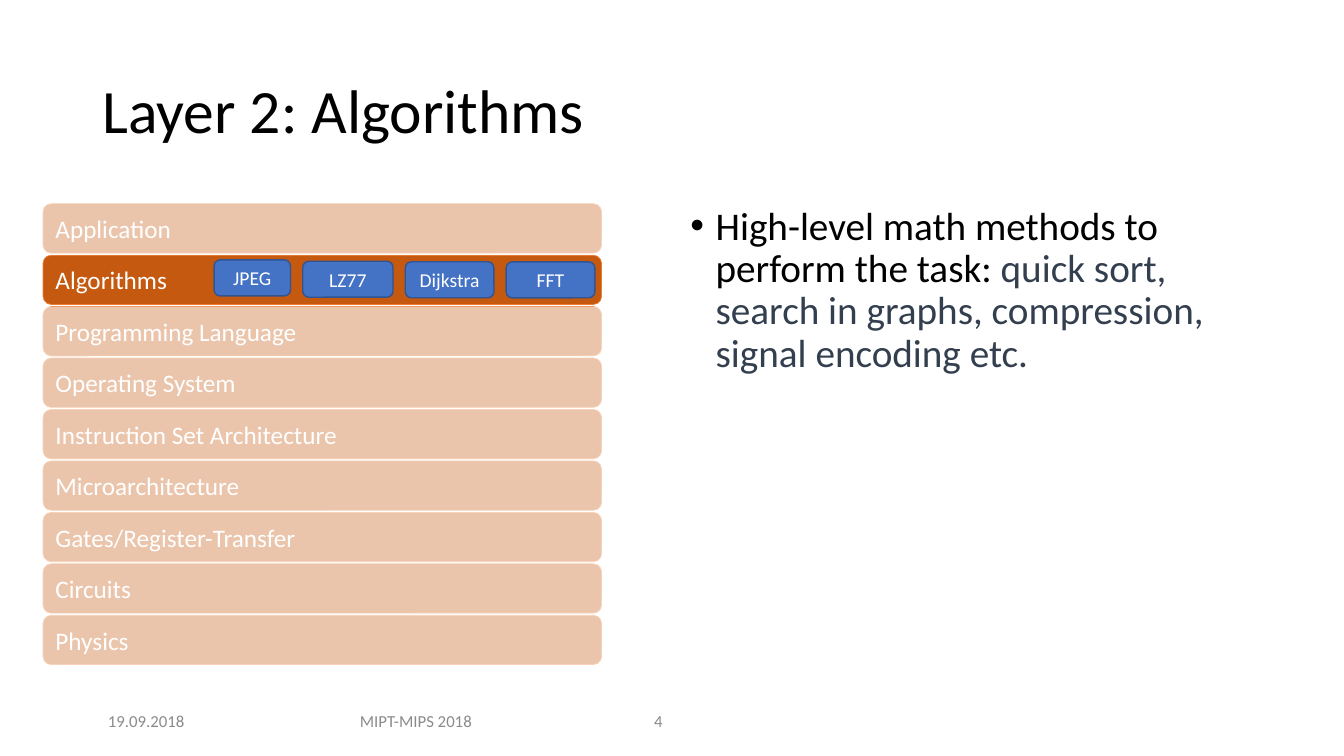
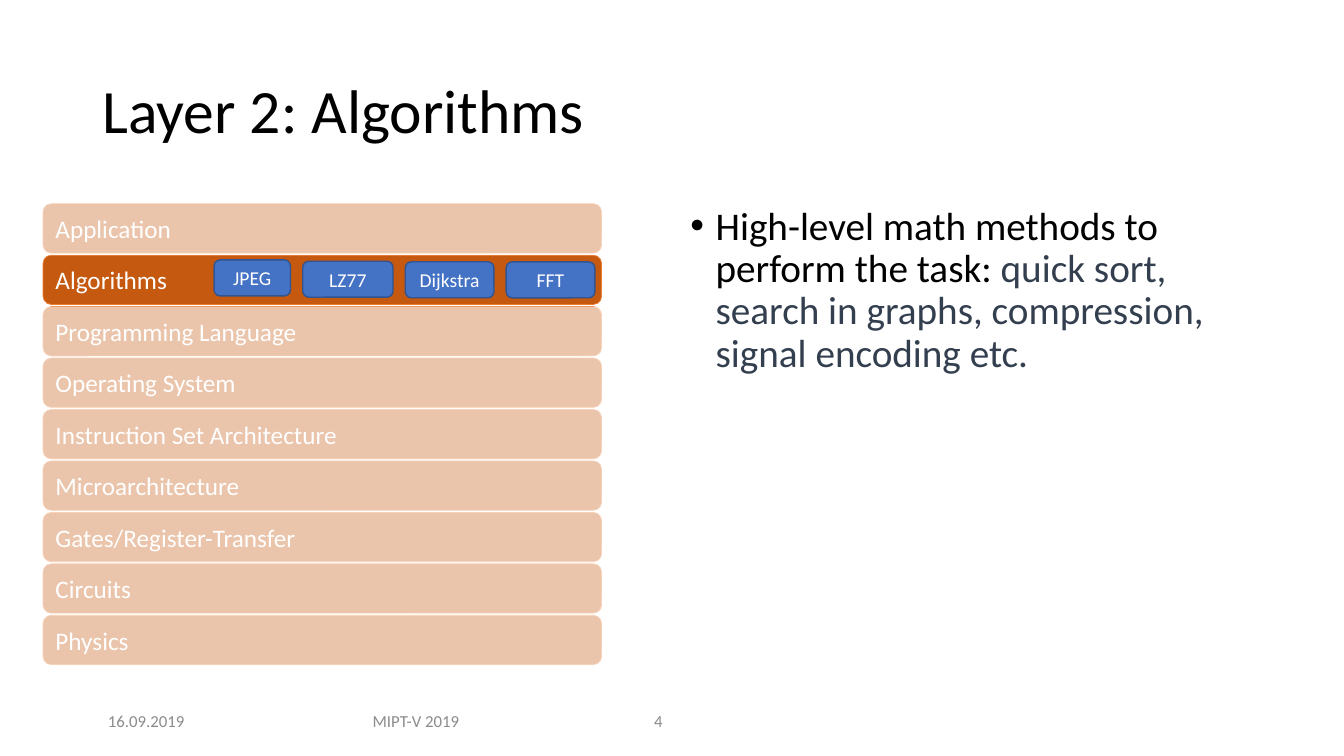
Before and after one commit to MIPT-ILab/ca-lectures, a slide deck: slide 4 of mipt-mips/2019/L1/Lecture 1 - Layers of Computer Architecture. ISA and uArch.pptx. Drawn at 1344x756 pixels with LibreOffice and Linux fonts; fonts in the diff are those of the drawing; background and template pictures are left out. Boxes give left, top, right and bottom in pixels: in the first picture for what was removed or moved away, otherwise in the second. Text is boxed around its words. In the diff, an @@ line names an element or a change of style, - is before the commit and + after.

```diff
--- a/mipt-mips/2019/L1/Lecture 1 - Layers of Computer Architecture. ISA and uArch.pptx
+++ b/mipt-mips/2019/L1/Lecture 1 - Layers of Computer Architecture. ISA and uArch.pptx
@@ text at [108, 716, 184, 727]: text changed @@
-19.09.2018
+16.09.2019
@@ text at [373, 716, 459, 727]: text changed @@
-MIPT-MIPS 2018
+MIPT-V 2019
```
Also in this commit, not shown: 30 other slides changed, 3 other files.
